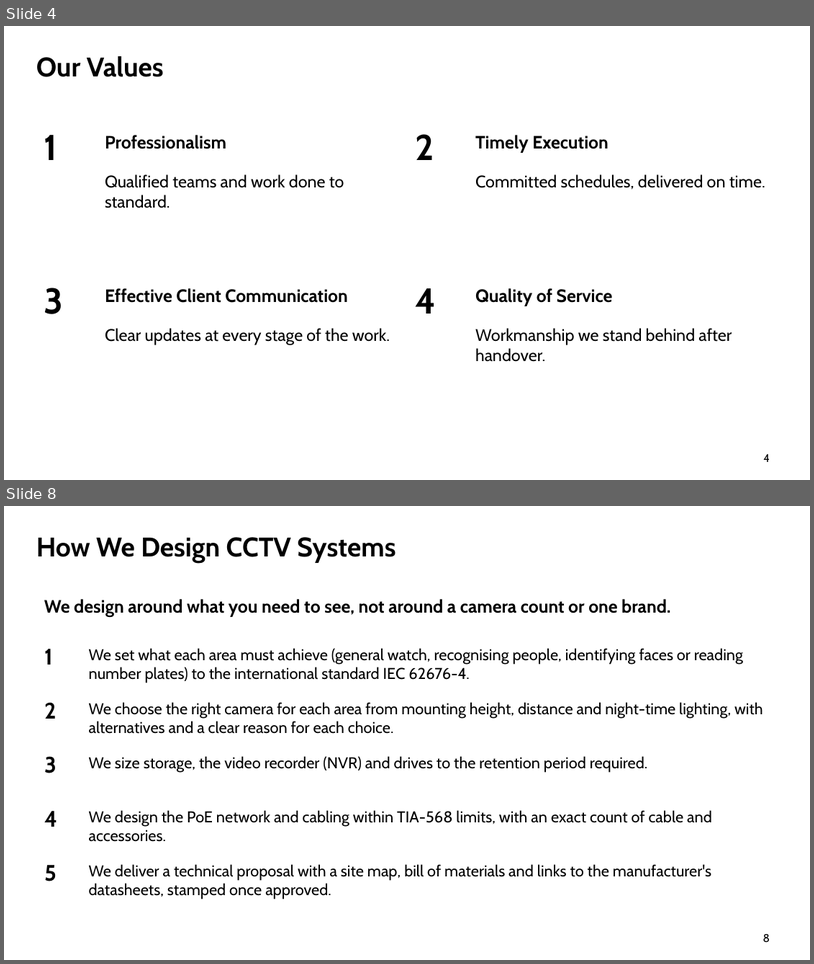
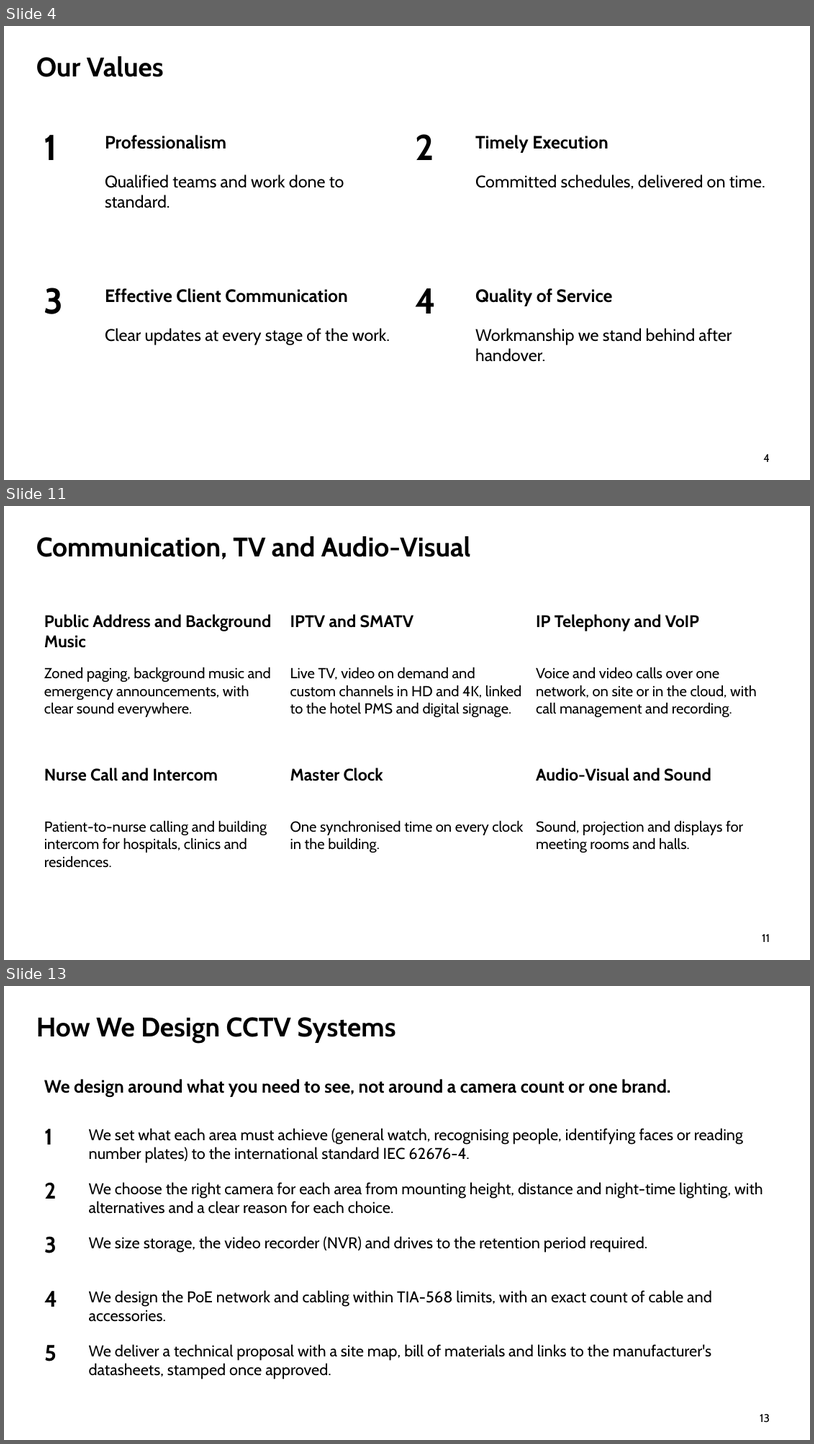
Before and after one commit to urkTish/CCTV, a slide deck: docs/company-profile/ContracTech-Company-Profile-EN.pptx. Shown one above the other, each under a label of ours: slides 4 and 8 before the commit, slides 4, 11 and 13 after it; the slides between them are not shown. The pictures are 814x964 and 814x1444 pixels, drawn with LibreOffice and Linux fonts; fonts in the diff are those of the drawing; background and template pictures are left out. Boxes give left, top, right and bottom in pixels: in the first picture for what was removed or moved away, otherwise in the second. Text is boxed around its words. In the diff, an @@ line names an element or a change of style, - is before the commit and + after.

```diff
--- a/docs/company-profile/ContracTech-Company-Profile-EN.pptx
+++ b/docs/company-profile/ContracTech-Company-Profile-EN.pptx
@@ slide 11 added at (4,506,810,960), background #FFFFFF @@
@@ title added at (36,536,471,559), 24 pt, text #000000, bold @@
+Communication, TV and Audio-Visual
@@ text added at (44,614,271,648), 15 pt, text #000000, bold @@
+Public Address and Background Music
@@ text added at (291,614,414,628), 15 pt, text #000000, bold @@
+IPTV and SMATV
@@ text added at (536,614,700,631), 15 pt, text #000000, bold @@
+IP Telephony and VoIP
@@ text added at (44,667,271,717), 13 pt, text #000000 @@
+Zoned paging, background music and emergency announcements, with clear sound everywhere.
@@ text added at (291,667,522,717), 13 pt, text #000000 @@
+Live TV, video on demand and custom channels in HD and 4K, linked to the hotel PMS and digital signage.
@@ text added at (536,667,757,717), 13 pt, text #000000 @@
+Voice and video calls over one network, on site or in the cloud, with call management and recording.
@@ text added at (44,767,219,781), 15 pt, text #000000, bold @@
+Nurse Call and Intercom
@@ text added at (291,767,383,781), 15 pt, text #000000, bold @@
+Master Clock
@@ text added at (536,767,712,781), 15 pt, text #000000, bold @@
+Audio-Visual and Sound
@@ text added at (44,820,268,867), 13 pt, text #000000 @@
+Patient-to-nurse calling and building intercom for hospitals, clinics and residences.
@@ text added at (291,820,523,852), 13 pt, text #000000 @@
+One synchronised time on every clock in the building.
@@ text added at (536,820,743,852), 13 pt, text #000000 @@
+Sound, projection and displays for meeting rooms and halls.
@@ page number added at (762,934,770,942), 10 pt, text #000000 @@
+11
@@ what was slide 8 is now slide 13 @@
@@ page number at (760,1414,770,1422): text changed @@
-8
+13
```
Also in this commit, not shown: 4 slides changed, 5 other slides added, 1 slide removed, 8 other files.
